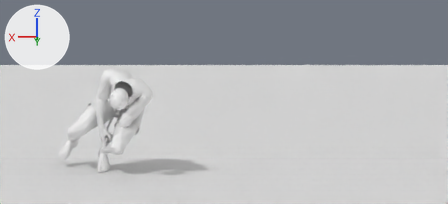
A saved change to the Blender file anim-src/_preview_RollLeftUnarmed.blend.
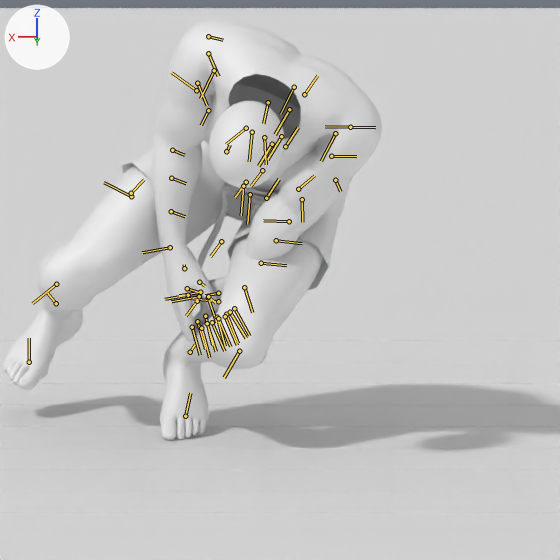
Each version appears first from the file's camera 'CamWide', and next in a close-up on the part from 13% to 44% of the width and 31% to 99% of the height. Arrows for +X, +Y and +Z are at upper left; the lights stay in place. The last two pictures show the newer version. Both versions are drawn at frame 5 of the action 'StepDodgeRollLeftUnarmed'; the numbers are the values there. The bones that change, and the others that lie on the model, are drawn over the model as lines in the close-ups.

The first close-up shows 'Cube.011', 'Cube.012', 'Cube.014', 'Cube.015', 'Cube.025', 'Floor', 'HIMBO - Body HP', 'HIMBO - Boxers', 'HIMBO - Feet', 'HIMBO - Hands', 'PreviewHead' and 9 more.
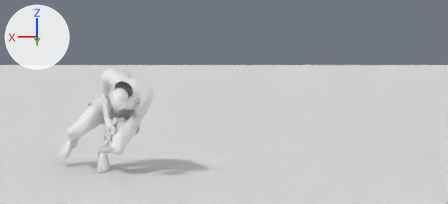
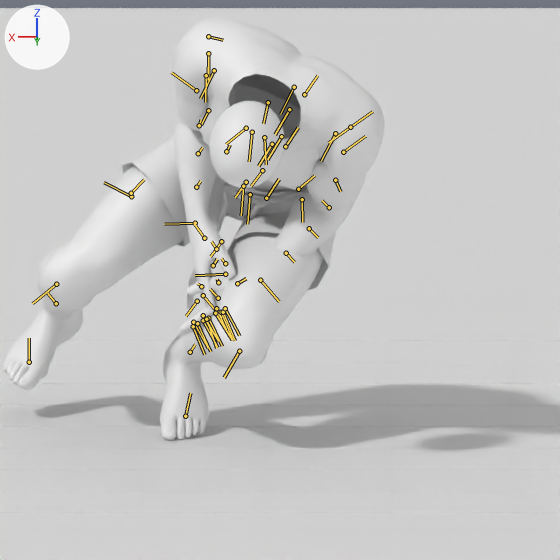
Boxes (x1, y1, x2, y2) around the edits, measured in the close-ups (560 x 560 px):
'HIMBO - Body HP', posed: before (37, 20, 382, 369); after (37, 18, 384, 369)
'HIMBO - Hands', posed: before (157, 218, 227, 341); after (179, 188, 236, 336)
bone 'NPC L UpperArm [LUar]', root to tip: before (350, 127) to (325, 126); after (350, 127) to (328, 142)
bone 'NPC L Forearm [LLar]', root to tip: before (289, 221) to (263, 220); after (329, 207) to (322, 200)
bone 'NPC R UpperArm [RUar]', root to tip: before (208, 53) to (218, 76); after (208, 53) to (208, 80)
bone 'NPC R Forearm [RLar]', root to tip: before (172, 150) to (184, 155); after (199, 125) to (201, 119)

The change in detail:
Bone 'NPC L UpperArm [LUar]' (bone_npc_l_upperarm__luar) turns from (-64, 8, 33) to (-42, -10, 19) degrees about its own x, y and z.
Bone 'NPC L Forearm [LLar]' (bone_npc_l_forearm__llar) turns from (24, 0, 0) to (-34, 0, 0) degrees about its own x, y and z.
Bone 'NPC R UpperArm [RUar]' (bone_npc_r_upperarm__ruar) turns from (-53, -9, -31) to (-41, 12, -30) degrees about its own x, y and z.
Bone 'NPC R Forearm [RLar]' (bone_npc_r_forearm__rlar) turns from (-12, 0, 0) to (-45, 0, 0) degrees about its own x, y and z.
